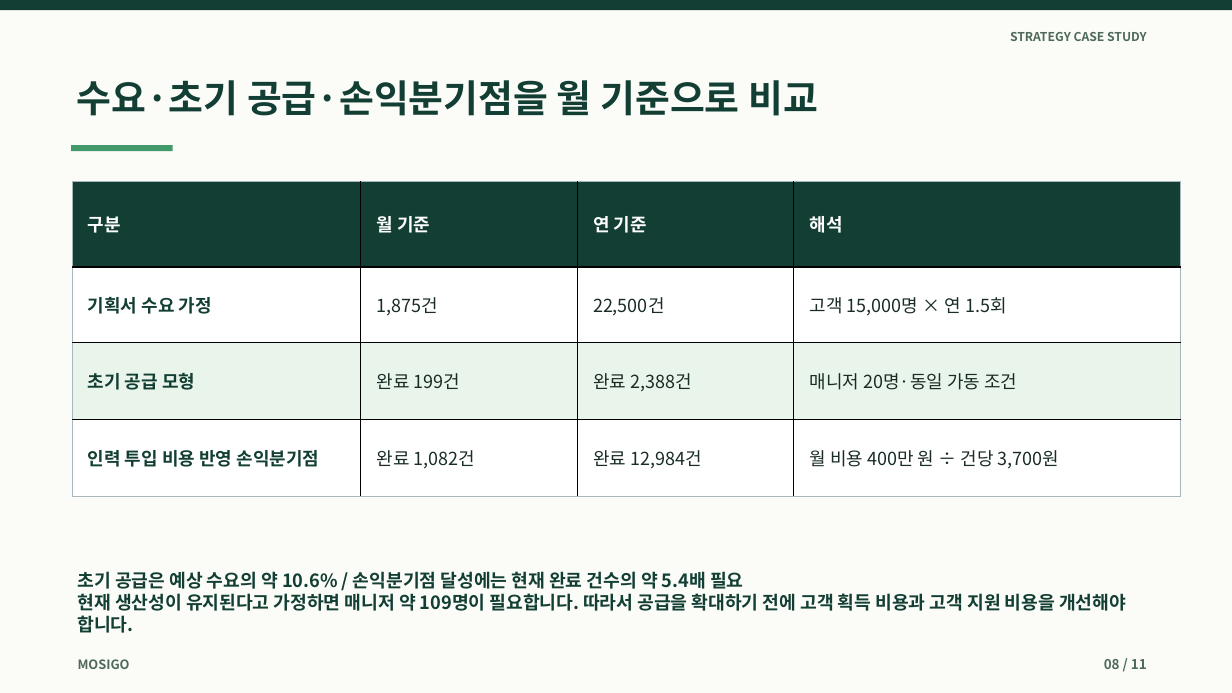
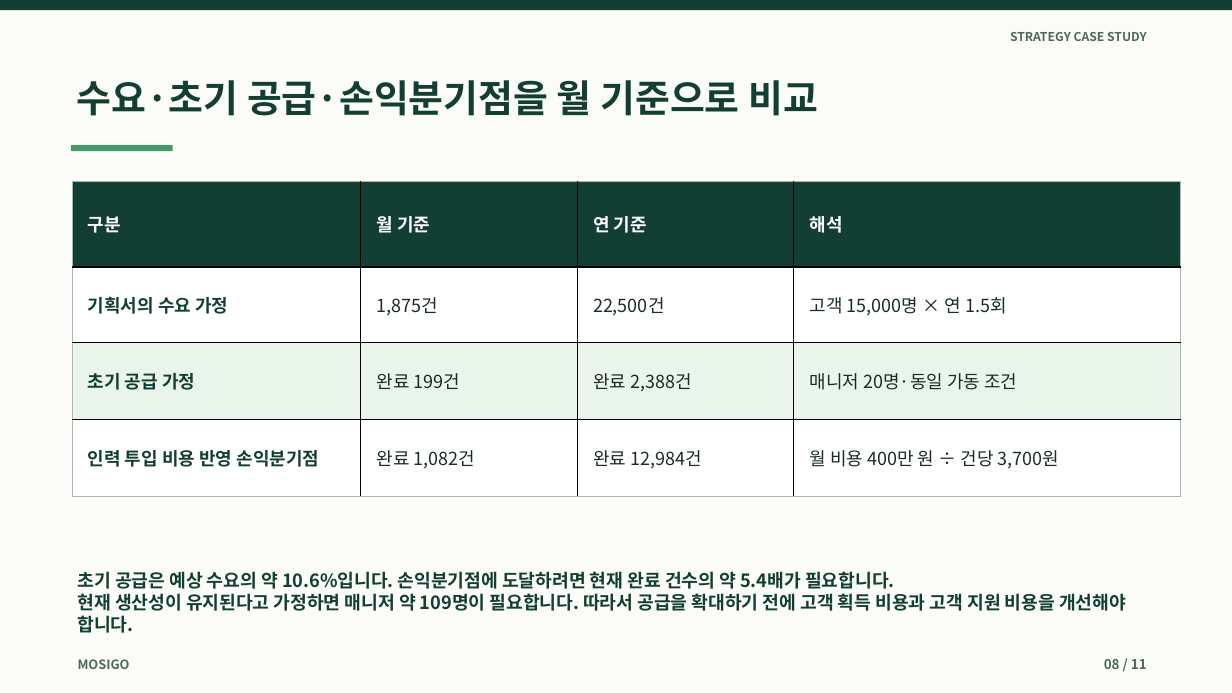
Before and after one commit to dohyunkimmm/mosigo-case-study, a slide deck: slide 8 of downloads/mosigo_report.pptx. Drawn at 1232x693 pixels with LibreOffice and Linux fonts; fonts in the diff are those of the drawing. Boxes give left, top, right and bottom in pixels: in the first picture for what was removed or moved away, otherwise in the second. Text is boxed around its words. In the diff, an @@ line names an element or a change of style, - is before the commit and + after.

```diff
--- a/downloads/mosigo_report.pptx
+++ b/downloads/mosigo_report.pptx
@@ table at (72, 181, 1180, 497) @@
-row 2, column 1: 기획서 수요 가정
+row 2, column 1: 기획서의 수요 가정
-row 3, column 1: 초기 공급 모형
+row 3, column 1: 초기 공급 가정
@@ text at (78, 571, 895, 589): text changed @@
-초기 공급은 예상 수요의 약 10.6% / 손익분기점 달성에는 현재 완료 건수의 약 5.4배 필요
+초기 공급은 예상 수요의 약 10.6%입니다. 손익분기점에 도달하려면 현재 완료 건수의 약 5.4배가 필요합니다.
```
Also in this commit, not shown: 2 other slides changed, 7 other files.
